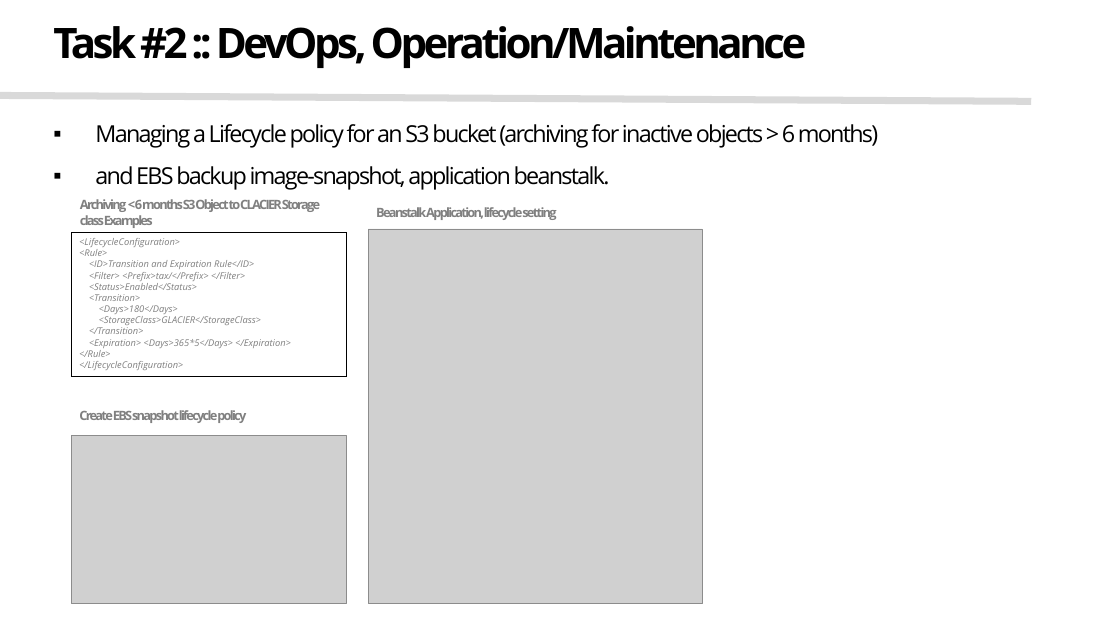
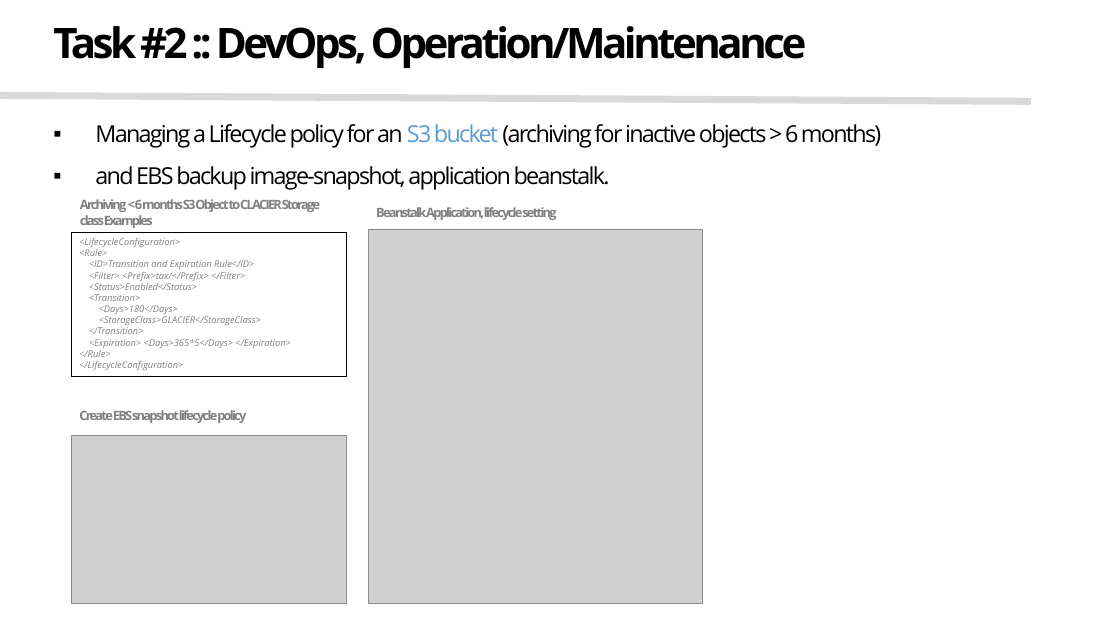
Before and after one commit to pushdown99/pushdown99.github.io, a slide deck: slide 15 of assets/yaml/Solutions Architect Hiring Assignment.pptx. Drawn at 1120x630 pixels with LibreOffice and Linux fonts; fonts in the diff are those of the drawing; grey boxes stand for pictures. Boxes give left, top, right and bottom in pixels: in the first picture for what was removed or moved away, otherwise in the second. Text is boxed around its words. In the diff, an @@ line names an element or a change of style, - is before the commit and + after.

```diff
--- a/assets/yaml/Solutions Architect Hiring Assignment.pptx
+++ b/assets/yaml/Solutions Architect Hiring Assignment.pptx
@@ text at (95,124,881,148): text colour #000000 to #5B9BD5 in "S3 bucket" @@
```
Also in this commit, not shown: 6 other slides changed, 3 slides added, 3 other files.
